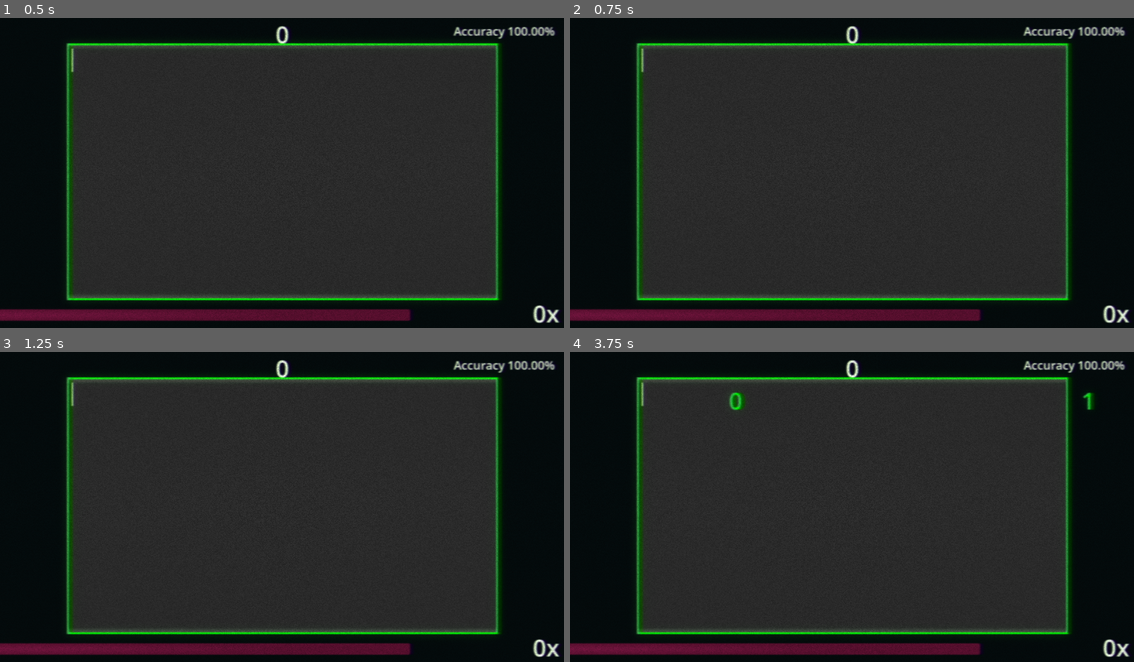
Above: before the commit, frames 1-4 (two rows, left to right).
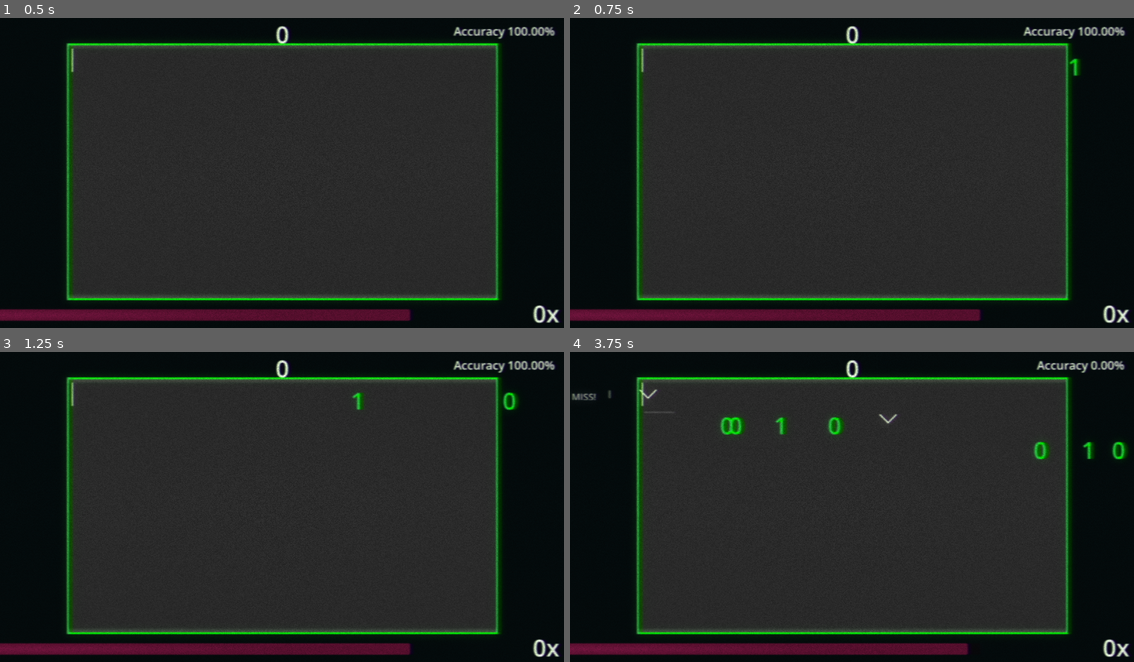
Above: after the commit, the same moments.

Repository: joeljanzen/Bitstreamer
Game: Godot game, scene res://Scenes/level.tscn
The game is run twice, just before and just after one commit, with the same random seed, the same clock (stepped at 60 frames per second) and the same inputs.
Inputs:
- Up to frame 1 (0.5 s): no input
- Up to frame 2 (0.75 s): tap Enter (enter) at 0.5 s; tap 0 (0 bit) at 0.6 s
- Up to frame 3 (1.25 s): no input
- Up to frame 4 (3.75 s): tap one key every 0.75 s from 1.35 s: 1 (1 bit) Enter (enter) W (spawn 0 bit) Q (spawn 1 bit)

Frame 1 is identical in both runs. In frame 2, less than 0.1% of the frame differs, in the area x 88-91%, y 12-19%; in frame 3, 0.2%; in frame 4, 1.6%, in the area x 0-99%, y 2-98%.

Commit message:
Actual win screen
Looking clean I won't lie, even with like no effort put into it

Diff:
--- /dev/null
+++ b/Scenes/game_win_ui.tscn
@@ -0,0 +1,110 @@
+[gd_scene format=3 uid="uid://n7r32tmxnbxt"]
+
+[ext_resource type="Script" uid="uid://cew6oygr25lcw" path="res://Scripts/UI/game_win_ui.gd" id="1_ied5b"]
+[ext_resource type="Texture2D" uid="uid://ck0tbadym1fsj" path="res://Resources/Sprites/UI/Windows-BSOD-scaled.jpg" id="2_obi77"]
+[ext_resource type="Theme" uid="uid://c7c1pti6lqmg4" path="res://Resources/Themes/bit_font.tres" id="3_e04pd"]
+
+[node name="GameWinUI" type="Control" unique_id=1755645710]
+layout_mode = 3
+anchors_preset = 15
+anchor_right = 1.0
+anchor_bottom = 1.0
+grow_horizontal = 2
+grow_vertical = 2
+script = ExtResource("1_ied5b")
+
+[node name="CanvasLayer" type="CanvasLayer" parent="." unique_id=357287189]
+
+[node name="winbackground?" type="TextureRect" parent="CanvasLayer" unique_id=655336392]
+visible = false
+offset_right = 40.0
+offset_bottom = 40.0
+scale = Vector2(0.75, 0.75)
+texture = ExtResource("2_obi77")
+
+[node name="PlayAgain" type="Button" parent="CanvasLayer" unique_id=1823941811]
+offset_left = 310.0
+offset_top = 780.0
+offset_right = 810.0
+offset_bottom = 980.0
+theme = ExtResource("3_e04pd")
+text = "Play again"
+
+[node name="Quit" type="Button" parent="CanvasLayer" unique_id=603242436]
+offset_left = 1110.0
+offset_top = 780.0
+offset_right = 1610.0
+offset_bottom = 980.0
+theme = ExtResource("3_e04pd")
+text = "Quit"
+
+[node name="Accuracy" type="RichTextLabel" parent="CanvasLayer" unique_id=92562157]
+anchors_preset = 5
+anchor_left = 0.5
+anchor_right = 0.5
+offset_left = -585.0
+offset_top = 550.0
+offset_right = 585.0
+offset_bottom = 651.0
+grow_horizontal = 2
+theme = ExtResource("3_e04pd")
+theme_override_font_sizes/normal_font_size = 100
+text = "Accuracy: 100%"
+fit_content = true
+scroll_active = false
+horizontal_alignment = 1
+
+[node name="Combo" type="RichTextLabel" parent="CanvasLayer" unique_id=1716948503]
+anchors_preset = 5
+anchor_left = 0.5
+anchor_right = 0.5
+offset_left = -610.5
+offset_top = 350.0
+offset_right = 610.5
+offset_bottom = 451.0
+grow_horizontal = 2
+theme = ExtResource("3_e04pd")
+theme_override_font_sizes/normal_font_size = 100
+text = "Maximum Combo: 0x"
+fit_content = true
+scroll_active = false
+horizontal_alignment = 1
+
+[node name="Score" type="RichTextLabel" parent="CanvasLayer" unique_id=1884251460]
+anchors_preset = 5
+anchor_left = 0.5
+anchor_right = 0.5
+offset_left = -567.0
+offset_top = 150.0
+offset_right = 567.0
+offset_bottom = 258.0
+grow_horizontal = 2
+theme = ExtResource("3_e04pd")
+theme_override_font_sizes/normal_font_size = 100
+text = "Score: 0"
+fit_content = true
+scroll_active = false
+horizontal_alignment = 1
+
+[node name="Clicks" type="RichTextLabel" parent="CanvasLayer" unique_id=572128911]
+anchors_preset = 1
+anchor_left = 1.0
+anchor_right = 1.0
+offset_left = -534.0
+offset_top = 18.0
+offset_right = -18.0
+offset_bottom = 273.0
+grow_horizontal = 0
+theme = ExtResource("3_e04pd")
+theme_override_font_sizes/normal_font_size = 50
+text = "perfect:
+good:
+okay:
+miss:
+error:"
+fit_content = true
+scroll_active = false
+horizontal_alignment = 2
+
+[connection signal="pressed" from="CanvasLayer/PlayAgain" to="." method="_on_play_again_pressed"]
+[connection signal="pressed" from="CanvasLayer/Quit" to="." method="_on_quit_pressed"]
--- a/Scripts/Gameplay/level.gd
+++ b/Scripts/Gameplay/level.gd
@@ -10,6 +10,7 @@
 const PAUSE_BLUR_STRENGTH := 0.5
 
 var _crash_screen = preload("res://Scenes/game_crash_ui.tscn")
+var _win_screen = preload("res://Scenes/game_win_ui.tscn")
 var _pause_screen = preload("res://Scenes/pause_ui.tscn")
 var _pause_instance: PauseUI
 
@@ -49,7 +50,7 @@
 	_play_area.no_bits_left.connect(_completed)
 	_levelUI.set_UI_visible(GameSettings.level_UI_enabled)
 
-	if load_level("tutorial"):
+	if load_level("tutorial_example"):
 		print("Successfully loaded level: %s" % level_name)
 		print("BPM: %s" % bpm)
 		print("Speed: %s" % bit_speed)
@@ -280,7 +281,12 @@
 	_delay_timer.stop()
 	_play_area.process_mode = Node.PROCESS_MODE_DISABLED
 
-	## MAYBE ACTUALLY INSTANTIATE A WIN SCREEN WHEN THAT EXISTS
-	var crash_screen: GameCrashUI = _crash_screen.instantiate()
-	crash_screen.connect_stats(_levelUI)
-	add_child(crash_screen)
+	_levelUI.hide_UI()
+
+	# Enable background blur.
+	_environment.environment.glow_blend_mode = Environment.GLOW_BLEND_MODE_REPLACE
+	_environment.environment.glow_bloom = PAUSE_BLUR_STRENGTH
+
+	var win_screen: GameWinUI = _win_screen.instantiate()
+	win_screen.connect_stats(_levelUI)
+	add_child(win_screen)
--- /dev/null
+++ b/Scripts/UI/game_win_ui.gd
@@ -0,0 +1,46 @@
+class_name GameWinUI
+extends Control
+## Displays when the player loses (the program crashes).
+
+@onready var _accuracy_label: RichTextLabel = $CanvasLayer/Accuracy
+@onready var _combo_label: RichTextLabel = $CanvasLayer/Combo
+@onready var _score_label: RichTextLabel = $CanvasLayer/Score
+@onready var _clicks_label: RichTextLabel = $CanvasLayer/Clicks
+
+## Contains statistics for the current level.
+var statistics: LevelStatistics
+
+
+## Display statistics for the play.
+func _ready() -> void:
+	_score_label.text = "Score: %d" % statistics.score
+	_accuracy_label.text = "Accuracy: %.2f%%" % statistics.accuracy
+	_combo_label.text = "Maximum combo: %dx" % statistics.max_combo
+	_clicks_label.text = """perfect: %d
+	good: %d
+	okay: %d
+	miss: %d
+	error: %d
+	""" % [statistics.perfect_clicks, statistics.good_clicks,
+			statistics.okay_clicks, statistics.missed_clicks,
+			statistics.error_clicks]
+
+
+## Idle animations in this screen, idk.
+func _process(_delta: float) -> void:
+	pass
+
+
+## Connects the statistics for the current level to the GameWinUI.
+func connect_stats(stats: LevelStatistics) -> void:
+	statistics = stats
+
+
+## The player has pressed the play again button. Clearly.
+func _on_play_again_pressed() -> void:
+	get_tree().reload_current_scene()
+
+
+## The player has pressed the quit button. Clearly.
+func _on_quit_pressed() -> void:
+	get_tree().quit(0)
Not shown, changed: Levels/tutorial_example.txt
Not shown, added: Scripts/UI/game_win_ui.gd.uid
